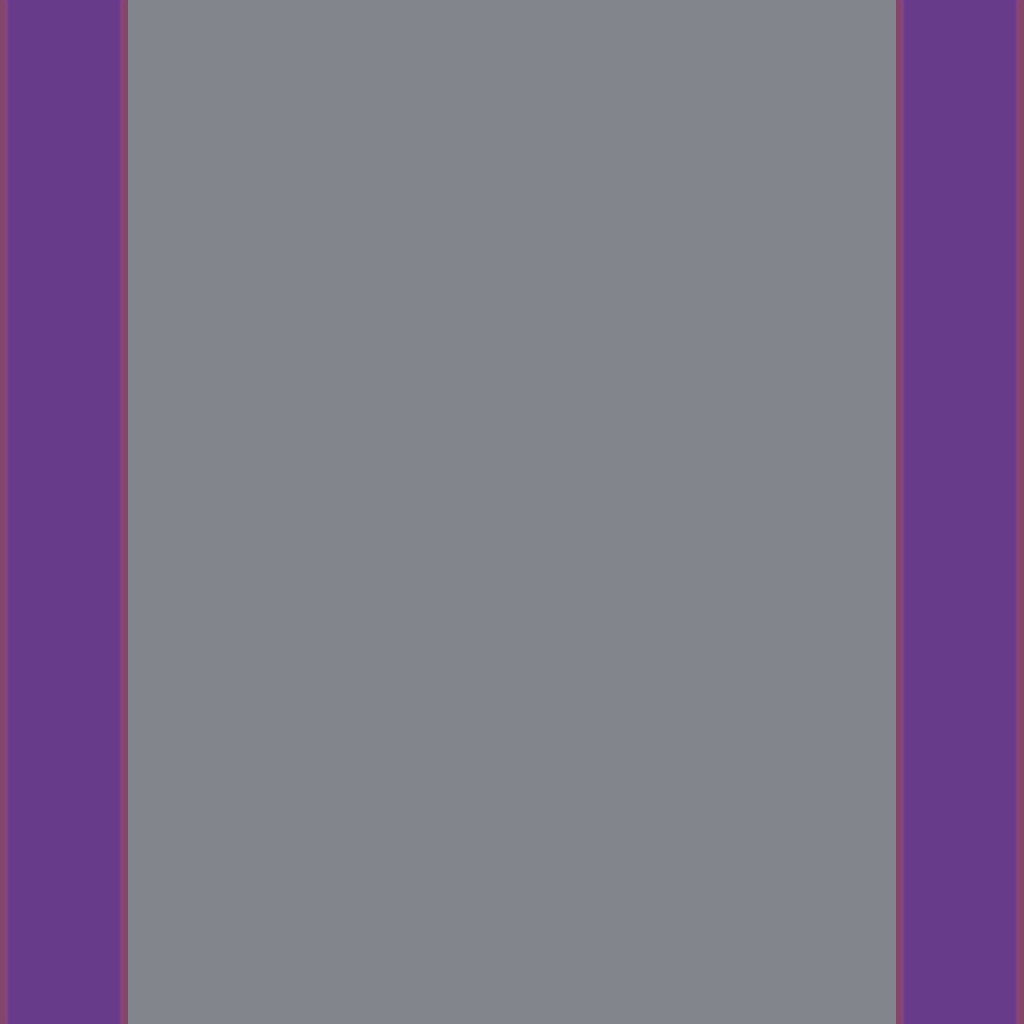
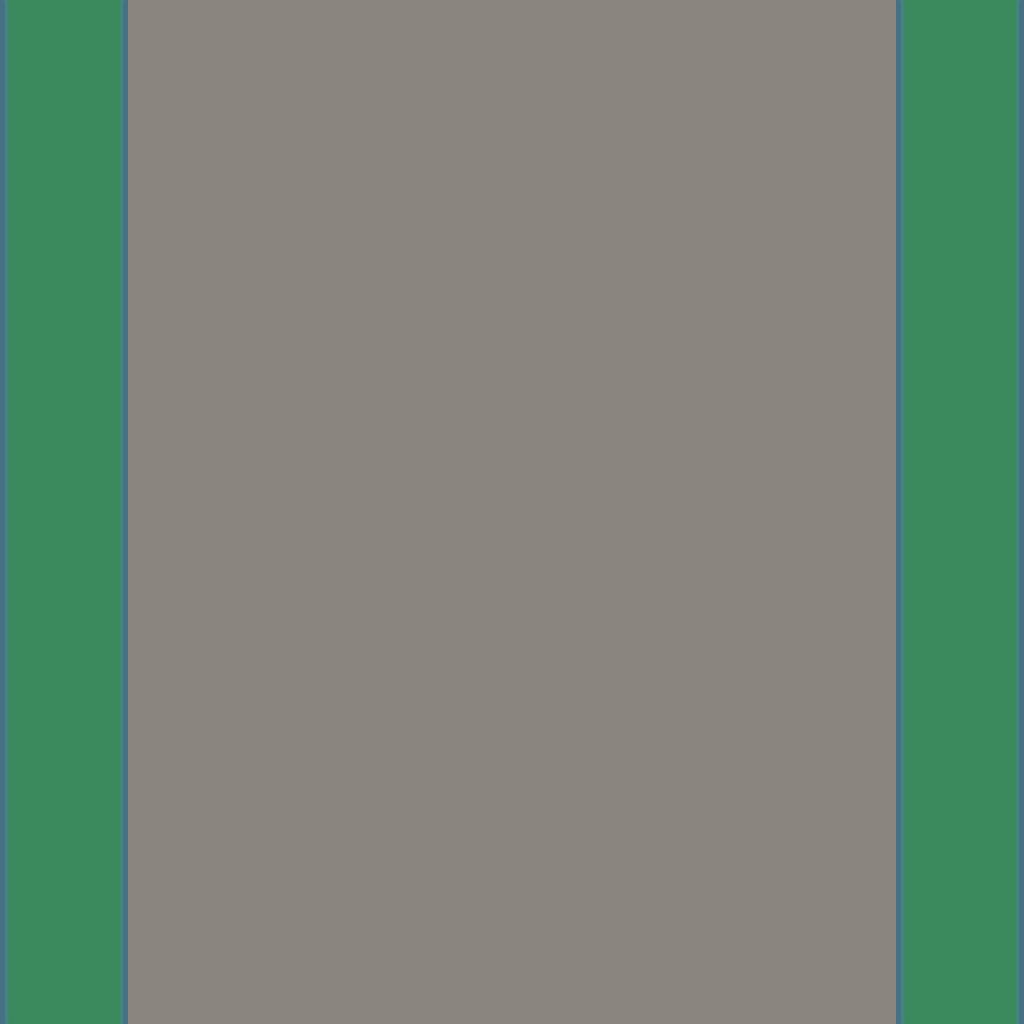
The second w=1024, h=1024 image is a revision of the first. Changes to its layers:
painted on "Слой" over [0, 0, 1024, 1024]
painted on "Фон" over [0, 0, 1024, 1024]
